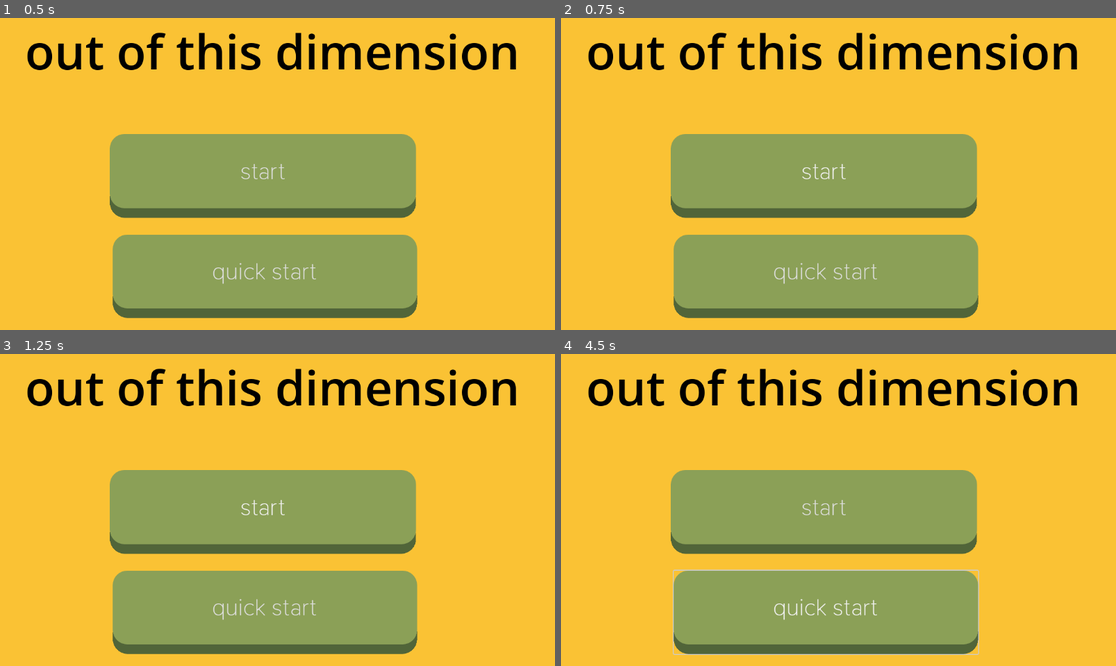
Above: before the commit, frames 1-4 (two rows, left to right).
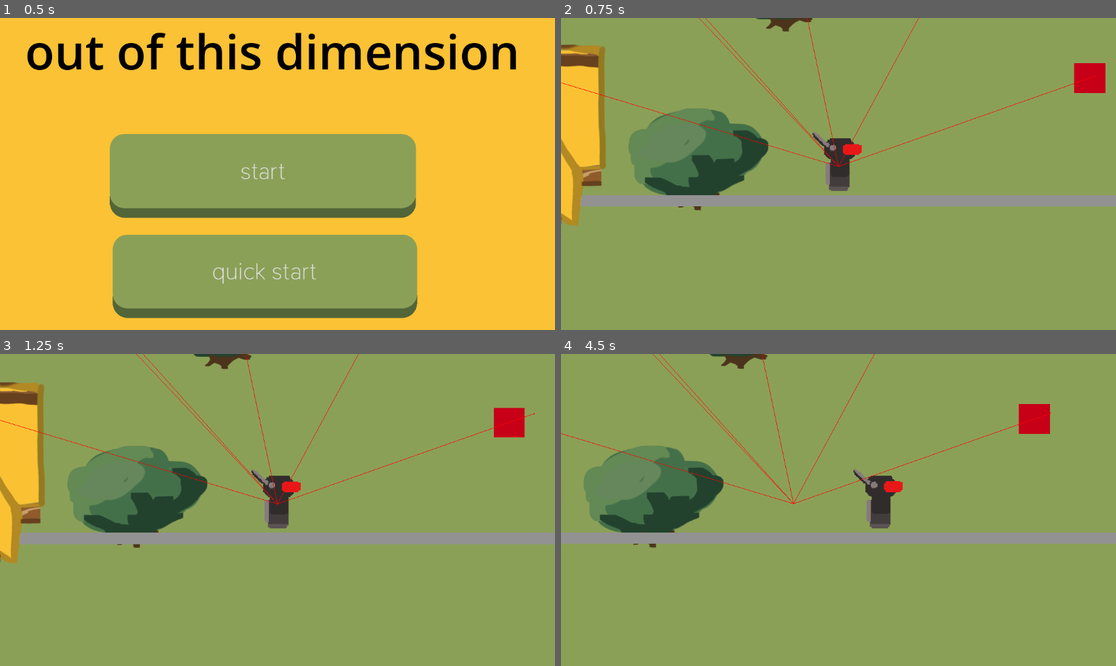
Above: after the commit, the same moments.

Repository: sophieTheProgrammer/queblejam
Game: Godot game, scene res://scenes/start.tscn
Two runs of this game, one before a commit and one after it. Both use one fixed random seed, a clock stepped at 60 frames per second and the inputs below. This scene is started directly instead of the project's main scene.
Inputs (mouse positions are in pixels of both pictures, inside the frame that each line leads up to):
- Up to frame 1 (0.5 s): no input
- Up to frame 2 (0.75 s): click "start" at 0.5 s
- Up to frame 3 (1.25 s): no input
- Up to frame 4 (4.5 s): click (821, 513) at 1.25 s, where only the run before the commit has a clickable "start"; click (827, 612) at 2 s, where only the run before the commit has a clickable "quick start"; click (827, 612) at 2.75 s, where only the run before the commit has a clickable "quick start"; hold Right (Right) from 3.53 s (still down); tap Space (Jump) at 3.77 s

Frame 1 is identical in both runs. In frame 2, 78% of the frame differs, in the area x 0-100%, y 0-100%; in frame 3, 78%; in frame 4, 79%.
Error before the commit: Parse Error: Preload file "res://scenes/game.tscn" does not exist. (res://scripts/start.gd:3)

Commit message:
bug fix aobut level names

Diff:
--- a/scripts/start.gd
+++ b/scripts/start.gd
@@ -1,6 +1,6 @@
 extends Node2D
 
-const START = preload("res://scenes/game.tscn")
+const START = preload("res://scenes/level_1.tscn")
 
 # Called when the node enters the scene tree for the first time.
 func _ready() -> void:
